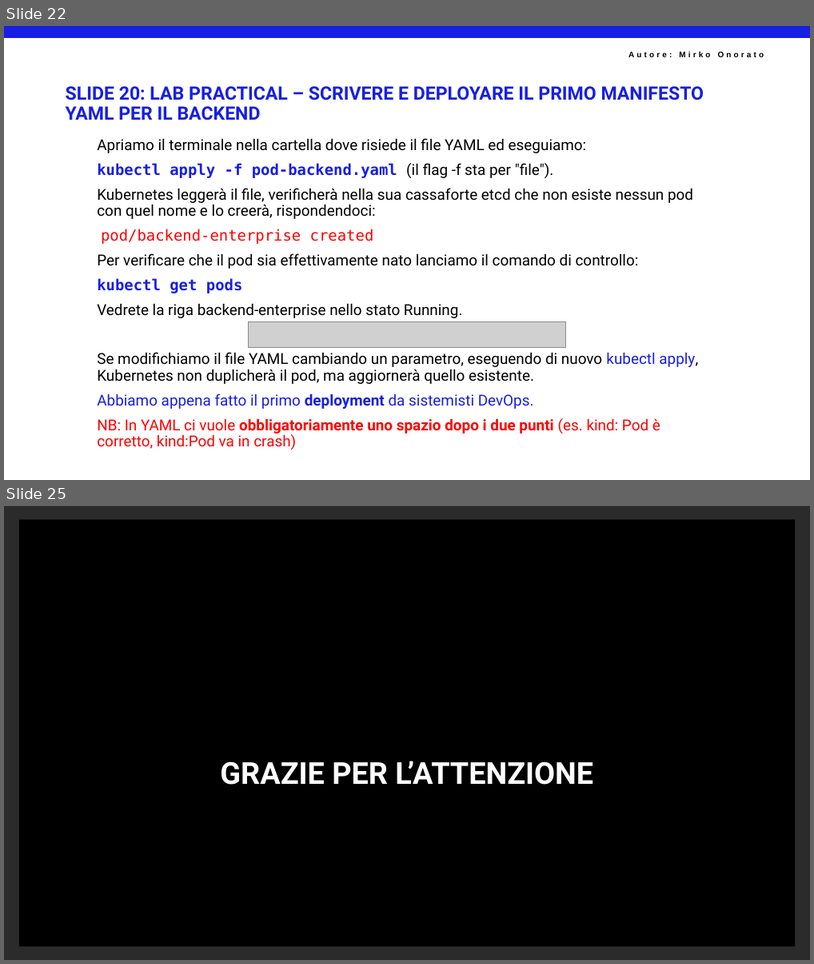
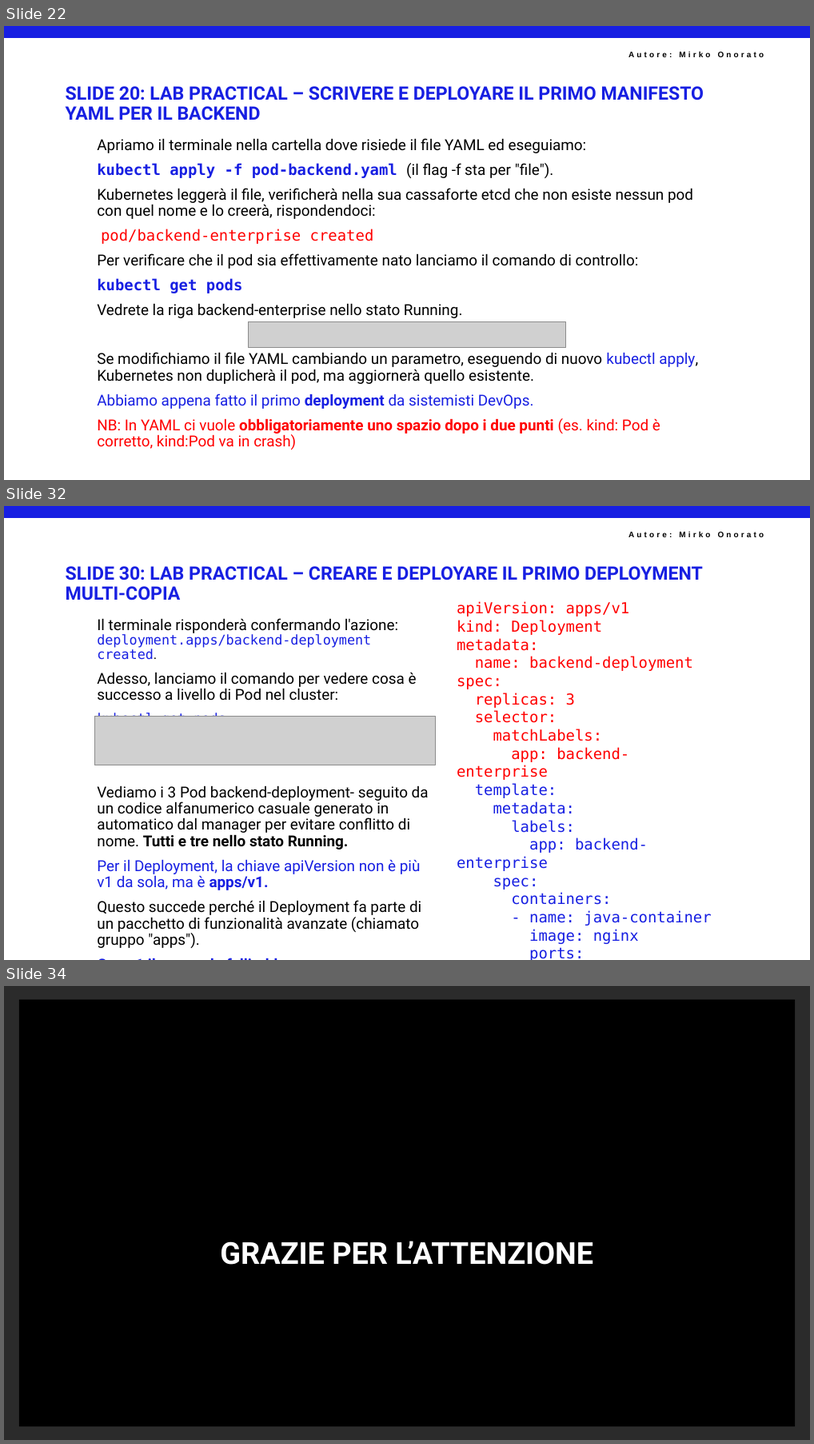
Before and after one commit to mirkoSkF/Docker-Slides, a slide deck: 4 - Kubernates. IL PASSAGGIO DA DOCKER COMPOSE ALL'ORCHESTRAZIONE ENTERPRISE.pptx. Shown one above the other, each under a label of ours: slides 22 and 25 before the commit, slides 22, 32 and 34 after it; the slides between them are not shown. The pictures are 814x964 and 814x1444 pixels, drawn with LibreOffice and Linux fonts; fonts in the diff are those of the drawing; grey boxes stand for pictures; background and template pictures are left out; a plain dark background stands for a picture behind light text. Boxes give left, top, right and bottom in pixels: in the first picture for what was removed or moved away, otherwise in the second. Text is boxed around its words. In the diff, an @@ line names an element or a change of style, - is before the commit and + after.

```diff
--- a/4 - Kubernates. IL PASSAGGIO DA DOCKER COMPOSE ALL'ORCHESTRAZIONE ENTERPRISE.pptx
+++ b/4 - Kubernates. IL PASSAGGIO DA DOCKER COMPOSE ALL'ORCHESTRAZIONE ENTERPRISE.pptx
@@ slide 32 added at box(4, 506, 810, 960), background #FFFFFF; not listed: 2 template elements that a slide beside it also shows @@
@@ title added at box(66, 566, 703, 600), 22 pt, text #171FE2, bold @@
+SLIDE 30: LAB PRACTICAL – CREARE E DEPLOYARE IL PRIMO DEPLOYMENT MULTI-COPIA
@@ text added at box(457, 601, 711, 960), 18 pt, text #FF0000 @@
+apiVersion: apps/v1
+kind: Deployment
+metadata:
+name: backend-deployment
+spec:
+replicas: 3
+selector:
+matchLabels:
+app: backend-enterprise
+template:
+metadata:
+labels:
+app: backend-enterprise
+spec:
+containers:
+- name: java-container
+image: nginx
+ports:
+- containerPort: 80
@@ text added at box(97, 618, 429, 932), 18 pt, text #000000 @@
+Il terminale risponderà confermando l'azione: deployment.apps/backend-deployment created.
+Adesso, lanciamo il comando per vedere cosa è successo a livello di Pod nel cluster:
+kubectl get pods
+Vediamo i 3 Pod backend-deployment- seguito da un codice alfanumerico casuale generato in automatico dal manager per evitare conflitto di nome. Tutti e tre nello stato Running.
+Per il Deployment, la chiave apiVersion non è più v1 da sola, ma è apps/v1.
+Questo succede perché il Deployment fa parte di un pacchetto di funzionalità avanzate (chiamato gruppo "apps").
+Con v1 il comando fallirebbe.
@@ picture added at box(94, 716, 435, 765) @@
@@ what was slide 25 is now slide 34 @@
```
Also in this commit, not shown: 2 slides changed, 8 other slides added.
